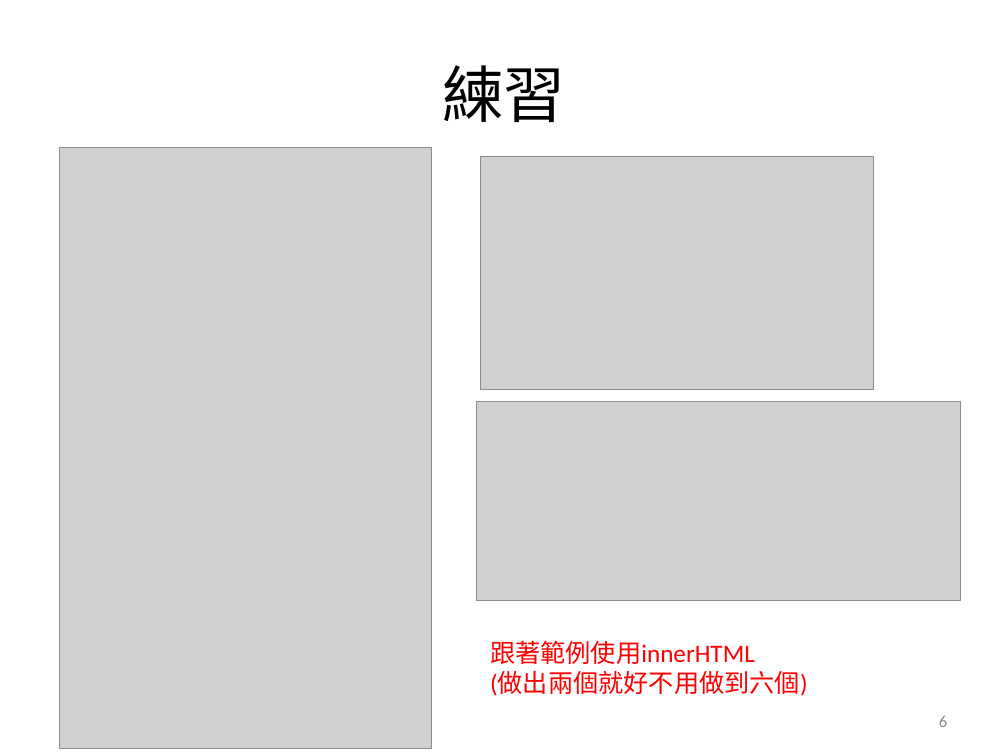
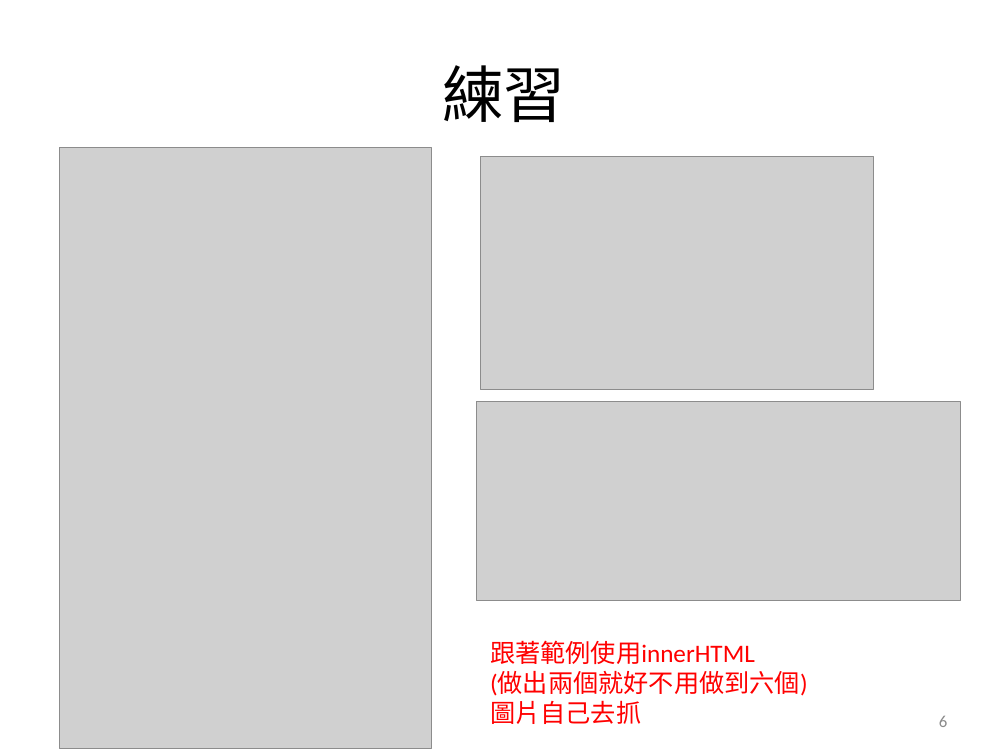
Before and after one commit to 94ek786/RWDteachingMaterial, a slide deck: slide 6 of 透過Js控制不同裝置顯示不同畫面.pptx. Drawn at 1008x756 pixels with LibreOffice and Linux fonts; fonts in the diff are those of the drawing; grey boxes stand for pictures. Boxes give left, top, right and bottom in pixels: in the first picture for what was removed or moved away, otherwise in the second. Text is boxed around its words. In the diff, an @@ line names an element or a change of style, - is before the commit and + after.

```diff
--- a/透過Js控制不同裝置顯示不同畫面.pptx
+++ b/透過Js控制不同裝置顯示不同畫面.pptx
@@ text at box(490, 700, 641, 724): paragraph added @@
+圖片自己去抓
```
Also in this commit, not shown: 3 other slides changed.
